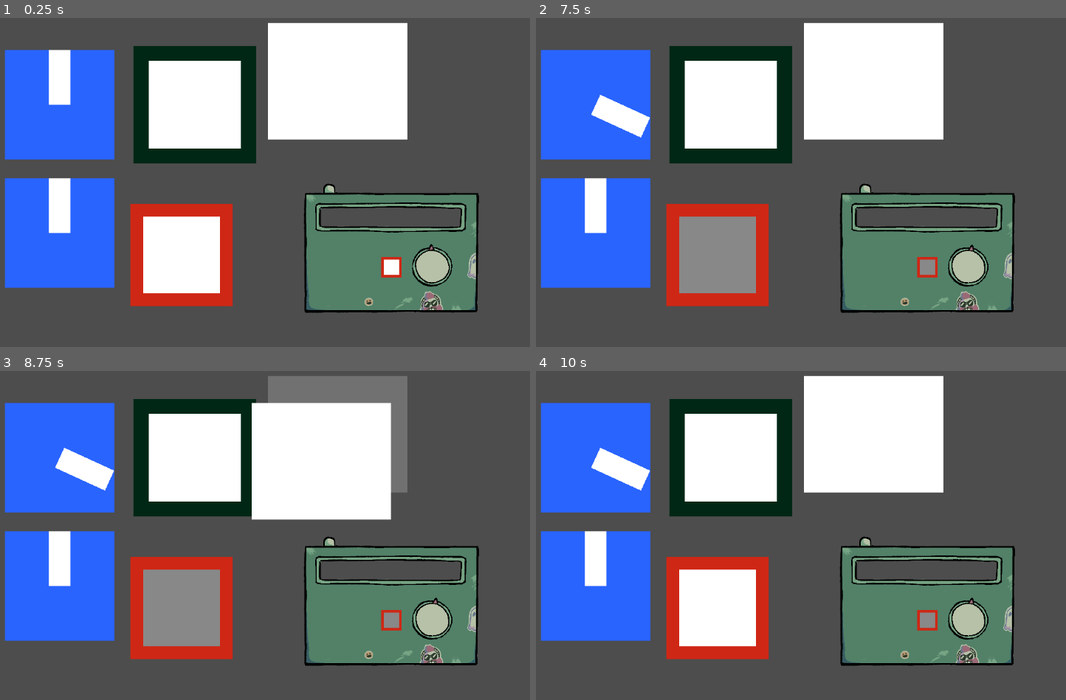
Above: before the commit, frames 1-4 (two rows, left to right).
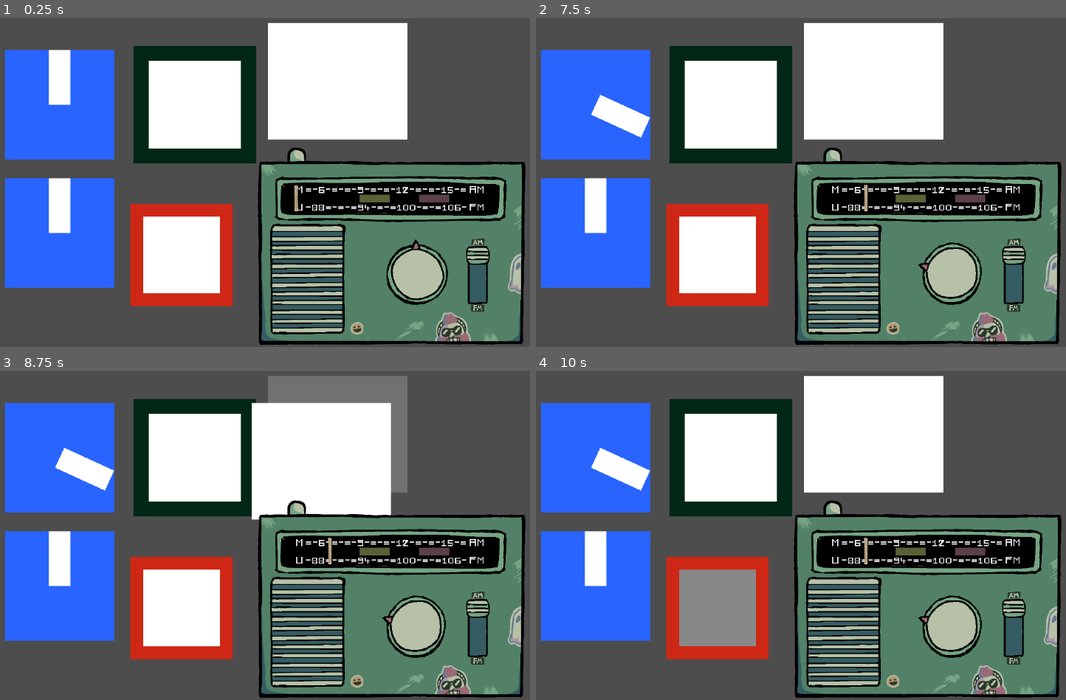
Above: after the commit, the same moments.

Repository: torpeedoo/Bad-Idea-Game-Jam-2026
Game: Godot game, scene res://Machines/Interaction/InteractionTest.tscn
Two runs of this game, one before a commit and one after it. Both use one fixed random seed, a clock stepped at 60 frames per second and the inputs below. The project has no main scene, so this scene is started directly.
Inputs (mouse positions are in pixels of both pictures, inside the frame that each line leads up to):
- Up to frame 1 (0.25 s): no input
- Up to frame 2 (7.5 s): tap Enter at 0.5, 3.5, 5 s; drag from (732, 103) to (875, 80) at 0.52 s; drag from (875, 80) to (732, 103) at 1.27 s; move the mouse to (928, 268) at 2.02 s; press the mouse at (928, 268) at 2.03 s; release the mouse at (928, 268) at 2.75 s; tap Space at 2.75, 4.25, 5.75 s; drag from (716, 254) to (875, 80) at 2.77 s; move the mouse to (975, 231) at 3.52 s; press the mouse at (975, 231) at 3.53 s; release the mouse at (975, 231) at 4.25 s; drag from (620, 133) to (928, 268) at 4.27 s; move the mouse to (827, 182) at 5.02 s; press the mouse at (827, 182) at 5.03 s; release the mouse at (827, 182) at 5.75 s; drag from (710, 96) to (679, 198) at 5.77 s; move the mouse to (928, 166) at 6.52 s; press the mouse at (928, 166) at 6.53 s; release the mouse at (928, 166) at 7.25 s; drag from (679, 198) to (732, 103) at 7.27 s
- Up to frame 3 (8.75 s): move the mouse to (323, 463) at 8.02 s; press the mouse at (323, 463) at 8.03 s
- Up to frame 4 (10 s): release the mouse at (859, 463) at 8.75 s; drag from (769, 601) to (859, 459) at 8.77 s; move the mouse to (975, 584) at 9.52 s; press the mouse at (975, 584) at 9.53 s

The runs differ from the first frame. In frame 1, 22% of the frame differs, in the area x 48-100%, y 39-100%; in frame 2, 26%; in frame 3, 26%, in the area x 27-100%, y 39-100%; in frame 4, 26%.

Commit message:
Radio Visuals

Diff:
--- a/Machines/Interaction/InteractionTest.tscn
+++ b/Machines/Interaction/InteractionTest.tscn
@@ -37,6 +37,7 @@
 
 [node name="radio" parent="." unique_id=909828567 instance=ExtResource("4_i2t0e")]
 position = Vector2(827, 462)
+scale = Vector2(1.53, 1.53)
 stations = Array[ExtResource("5_cxftv")]([SubResource("Resource_6u05i"), ExtResource("7_6u05i")])
 
 [node name="Switch" parent="." unique_id=2043333564 instance=ExtResource("7_n8s42")]
--- a/Machines/Interaction/Switch/Switch.tscn
+++ b/Machines/Interaction/Switch/Switch.tscn
@@ -4,7 +4,7 @@
 [ext_resource type="AudioStream" uid="uid://ck0x5yk8tfgqx" path="res://Machines/Interaction/SFX/computer-mouse-click-352734_short.mp3" id="2_nmij2"]
 
 [sub_resource type="RectangleShape2D" id="RectangleShape2D_wudi0"]
-size = Vector2(40, 40)
+size = Vector2(40, 95)
 
 [node name="Switch" type="Node2D" unique_id=1919514698 node_paths=PackedStringArray("interaction_area", "switch_up_sprite", "switch_down_sprite", "click_sfx")]
 script = ExtResource("1_wu4bc")
--- a/Machines/Radio/Radio.tscn
+++ b/Machines/Radio/Radio.tscn
@@ -2,25 +2,43 @@
 
 [ext_resource type="Script" uid="uid://dvcgm78i0vtrg" path="res://Machines/Radio/RadioManager.gd" id="1_2o24j"]
 [ext_resource type="Texture2D" uid="uid://npklr4oucu0x" path="res://Machines/Radio/Art/RadioBase.png" id="2_7se1i"]
+[ext_resource type="Texture2D" uid="uid://bblaxhsvn7myl" path="res://Machines/Radio/Art/speaker.png" id="3_45ecp"]
 [ext_resource type="AudioStream" uid="uid://6dhdihl0ix11" path="res://Machines/Radio/Stations/Core/Radio_static.mp3" id="3_55gqe"]
 [ext_resource type="Script" uid="uid://cxol7yofkmdfv" path="res://Machines/Interaction/Dial/dial.gd" id="3_siki7"]
-[ext_resource type="PackedScene" uid="uid://c0lkwx5emg58d" path="res://Machines/Interaction/Switch/Switch.tscn" id="4_55gqe"]
 [ext_resource type="Texture2D" uid="uid://b4g1wrqva2d7h" path="res://Machines/Radio/Art/Radio_dial_move.png" id="4_iiayk"]
 [ext_resource type="Texture2D" uid="uid://ugqbdxabb5r6" path="res://Machines/Radio/Art/Radio_dials_base.png" id="5_ecaeb"]
+[ext_resource type="Script" uid="uid://bepyx1y0smu72" path="res://Machines/Interaction/Switch/Switch.gd" id="6_ipn1w"]
+[ext_resource type="Texture2D" uid="uid://dkn32d4wa7lf3" path="res://Machines/Radio/Art/switch_base.png" id="7_y45h1"]
+[ext_resource type="Texture2D" uid="uid://bm78kx5v48qex" path="res://Machines/Radio/Art/switch_knob.png" id="8_af75l"]
+[ext_resource type="AudioStream" uid="uid://ck0x5yk8tfgqx" path="res://Machines/Interaction/SFX/computer-mouse-click-352734_short.mp3" id="9_45ecp"]
+[ext_resource type="Texture2D" uid="uid://lck1y6ypm1bv" path="res://Machines/Radio/Art/meter_bg.png" id="10_af75l"]
+[ext_resource type="Texture2D" uid="uid://bwunw3foxapt5" path="res://Machines/Radio/Art/meter_tik.png" id="11_45ecp"]
 
-[node name="radio" type="Node2D" unique_id=909828567 node_paths=PackedStringArray("tune_dial", "freq_display", "static_audio", "am_fm_switch")]
+[sub_resource type="RectangleShape2D" id="RectangleShape2D_wudi0"]
+size = Vector2(40, 95)
+
+[node name="radio" type="Node2D" unique_id=909828567 node_paths=PackedStringArray("tune_dial", "freq_display", "static_audio", "am_fm_switch", "meter_marker", "meter_start_marker", "meter_end_marker")]
 script = ExtResource("1_2o24j")
 tune_dial = NodePath("tune_dial")
 freq_display = NodePath("Label")
 static_audio = NodePath("Static")
 am_fm_switch = NodePath("Switch")
+meter_marker = NodePath("Frequency Meter/meter_marker")
+meter_start_marker = NodePath("Frequency Meter/meter_start")
+meter_end_marker = NodePath("Frequency Meter/meter_end")
 
 [node name="radio_base" type="Sprite2D" parent="." unique_id=684387340]
 scale = Vector2(0.275, 0.275)
 texture = ExtResource("2_7se1i")
 
+[node name="speaker" type="Sprite2D" parent="." unique_id=492360517]
+texture_filter = 1
+position = Vector2(-109, 32)
+scale = Vector2(0.3, 0.3)
+texture = ExtResource("3_45ecp")
+
 [node name="tune_dial" type="Node2D" parent="." unique_id=1981570356 node_paths=PackedStringArray("knob", "knob_point", "middle_point")]
-position = Vector2(79, 29)
+position = Vector2(32, 29)
 scale = Vector2(1.5, 1.5)
 script = ExtResource("3_siki7")
 knob = NodePath("knob")
@@ -64,8 +82,68 @@
 [node name="middle_pooint" type="Marker2D" parent="tune_dial" unique_id=581374145]
 position = Vector2(0, -25)
 
-[node name="Switch" parent="." unique_id=1919514698 instance=ExtResource("4_55gqe")]
-position = Vector2(1, 30)
+[node name="Switch" type="Node2D" parent="." unique_id=1919514698 node_paths=PackedStringArray("interaction_area", "switch_up_sprite", "switch_down_sprite", "click_sfx")]
+position = Vector2(111, 29)
+script = ExtResource("6_ipn1w")
+interaction_area = NodePath("Area2D")
+switch_up_sprite = NodePath("Button/UP")
+switch_down_sprite = NodePath("Button/DOWN")
+click_sfx = NodePath("Click")
+
+[node name="BG" type="Node2D" parent="Switch" unique_id=261675697]
+
+[node name="Sprite2D" type="Sprite2D" parent="Switch/BG" unique_id=675870844]
+texture_filter = 1
+scale = Vector2(0.3, 0.3)
+texture = ExtResource("7_y45h1")
+
+[node name="Button" type="Node2D" parent="Switch" unique_id=1588033695]
+
+[node name="UP" type="Sprite2D" parent="Switch/Button" unique_id=452333641]
+visible = false
+texture_filter = 1
+position = Vector2(-1.375, -25.75)
+scale = Vector2(0.275, 0.275)
+texture = ExtResource("8_af75l")
+
+[node name="DOWN" type="Sprite2D" parent="Switch/Button" unique_id=1245542815]
+visible = false
+texture_filter = 1
+position = Vector2(-1.375, 24.25)
+scale = Vector2(0.275, 0.275)
+texture = ExtResource("8_af75l")
+
+[node name="Area2D" type="Area2D" parent="Switch" unique_id=1965859506]
+
+[node name="CollisionShape2D" type="CollisionShape2D" parent="Switch/Area2D" unique_id=645561118]
+position = Vector2(0, 1.5)
+shape = SubResource("RectangleShape2D_wudi0")
+
+[node name="Click" type="AudioStreamPlayer" parent="Switch" unique_id=883877666]
+stream = ExtResource("9_45ecp")
+volume_db = -5.474
+
+[node name="Frequency Meter" type="Node2D" parent="." unique_id=264681861]
+
+[node name="BG" type="Sprite2D" parent="Frequency Meter" unique_id=1641357825]
+z_index = -1
+texture_filter = 1
+position = Vector2(-0.12, -67)
+scale = Vector2(0.275, 0.275)
+texture = ExtResource("10_af75l")
+
+[node name="meter_marker" type="Sprite2D" parent="Frequency Meter" unique_id=868957463]
+z_index = -1
+texture_filter = 1
+position = Vector2(-113, -67)
+scale = Vector2(0.265, 0.265)
+texture = ExtResource("11_45ecp")
+
+[node name="meter_start" type="Marker2D" parent="Frequency Meter" unique_id=1923989720]
+position = Vector2(-121, -69)
+
+[node name="meter_end" type="Marker2D" parent="Frequency Meter" unique_id=1916644263]
+position = Vector2(118, -69)
 
 [node name="Label" type="Label" parent="." unique_id=181814676]
 visible = false
--- a/Machines/Radio/RadioManager.gd
+++ b/Machines/Radio/RadioManager.gd
@@ -5,17 +5,23 @@
 @export var freq_display: Label
 @export var static_audio: AudioStreamPlayer
 @export var am_fm_switch: CustomSwitch
+@export var meter_marker: Sprite2D
+@export var meter_start_marker: Marker2D
+@export var meter_end_marker: Marker2D
 
 @export_category("Params")
 @export var stations: Array[Station] = []
 @export_range(88.0, 106.0, 0.2) var frequency
 @export var am_fm: Station.AM_FM = Station.AM_FM.FM
 
+var meter_target_position: Vector2
 var am_bounds: Array = [0, 18]
 var fm_bounds: Array = [80, 110]
 var station_audiostreams: Array[AudioStreamPlayer] = []
 
 func _ready():
+	if meter_marker and meter_start_marker:
+		meter_marker.position = meter_start_marker.position
 	if tune_dial:
 		_am_fm_change()
 		tune_dial.moved_dial.connect(_update_freq)
@@ -23,6 +29,28 @@
 		am_fm_switch.clicked.connect(_am_fm_change)
 	if stations:
 		_load_stations()
+
+func _process(delta):
+	if meter_marker and meter_target_position:
+		meter_marker.position = meter_marker.position.lerp(
+			meter_target_position,
+			delta * 8.0
+		)
+
+func _update_meter():
+	if not meter_marker or not meter_start_marker or not meter_end_marker:
+		return
+
+	var min_freq = tune_dial.min_val
+	var max_freq = tune_dial.max_val
+
+	var t = inverse_lerp(min_freq, max_freq, frequency)
+	t = clamp(t, 0.0, 1.0)
+
+	meter_target_position = meter_start_marker.position.lerp(
+		meter_end_marker.position,
+		t
+	)
 
 func _fade_stations():
 	var strongest_signal := 0.0
@@ -94,4 +122,5 @@
 func _update_freq():
 	frequency = tune_dial.get_val()
 	_update_display()
+	_update_meter()
 	_fade_stations()
Binary file added: Machines/Radio/Art/meter_bg.png
Not shown, added: Machines/Radio/Art/meter_bg.png.import
Binary file added: Machines/Radio/Art/meter_tik.png
Not shown, added: Machines/Radio/Art/meter_tik.png.import
Binary file added: Machines/Radio/Art/speaker.png
Not shown, added: Machines/Radio/Art/speaker.png.import
Binary file added: Machines/Radio/Art/switch_base.png
Not shown, added: Machines/Radio/Art/switch_base.png.import
Binary file added: Machines/Radio/Art/switch_knob.png
Not shown, added: Machines/Radio/Art/switch_knob.png.import
